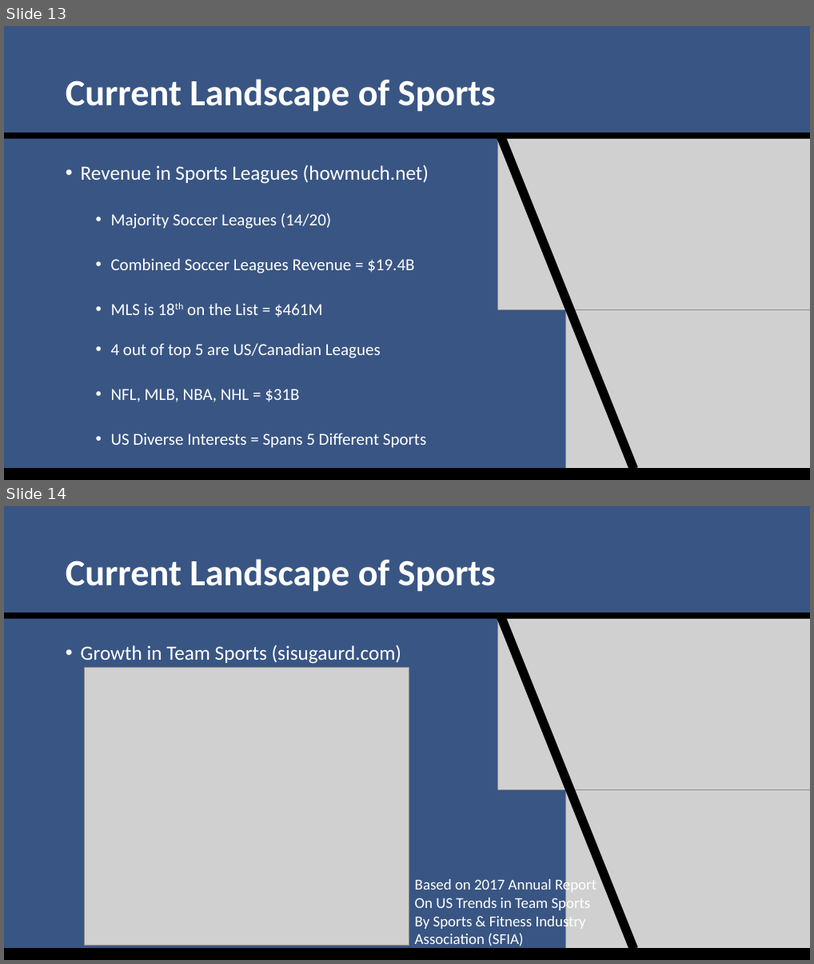
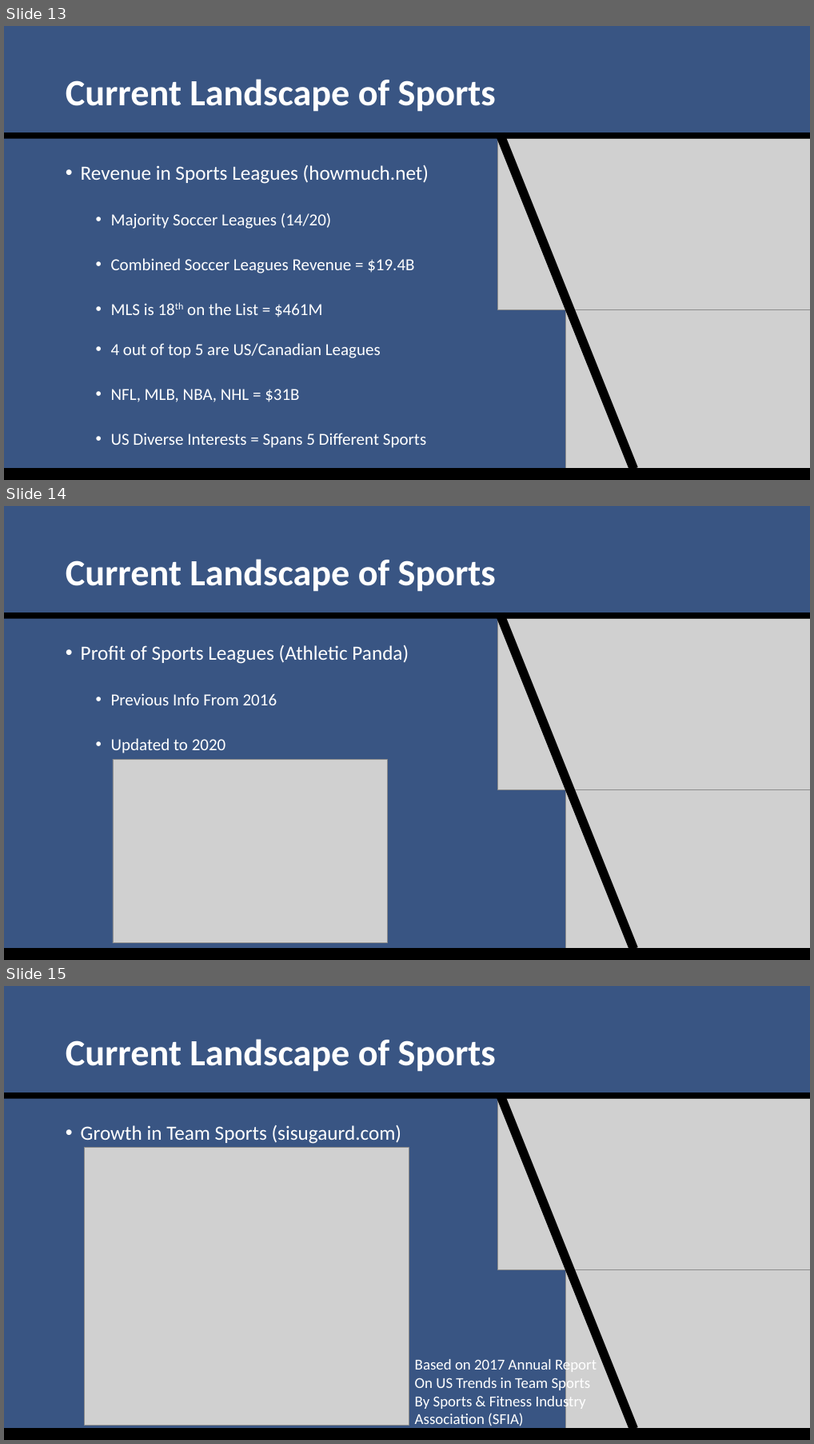
Before and after one commit to SuperMarioGiacomazzo/STOR538_WEBSITE, a slide deck: Slides/Sports Analytics 1/Sports_Analytics_1_Lecture.pptx. Shown one above the other, each under a label of ours: slides 13 and 14 before the commit, slides 13, 14 and 15 after it. The pictures are 814x964 and 814x1444 pixels, drawn with LibreOffice and Linux fonts; fonts in the diff are those of the drawing; grey boxes stand for pictures. Boxes give left, top, right and bottom in pixels: in the first picture for what was removed or moved away, otherwise in the second. Text is boxed around its words. In the diff, an @@ line names an element or a change of style, - is before the commit and + after.

```diff
--- a/Slides/Sports Analytics 1/Sports_Analytics_1_Lecture.pptx
+++ b/Slides/Sports Analytics 1/Sports_Analytics_1_Lecture.pptx
@@ slide 14 added at [4,506,810,960], background #395583 @@
@@ title added at [66,559,496,592], 44 pt, text #FFFFFF, bold @@
+Current Landscape of Sports
@@ rectangle added at [4,612,810,619], fill #000000 @@
@@ rectangle added at [496,612,638,951], fill #000000 @@
@@ picture added at [498,619,810,790] @@
@@ text added at [81,645,409,753], 24 pt, text #FFFFFF @@
+• Profit of Sports Leagues (Athletic Panda)
+  • Previous Info From 2016
+  • Updated to 2020
@@ picture added at [113,759,387,943] @@
@@ picture added at [566,789,810,960] @@
@@ rectangle added at [4,948,810,960], fill #000000 @@
@@ what was slide 14 is now slide 15 @@
```
Also in this commit, not shown: 7 slides changed, 17 other files.
